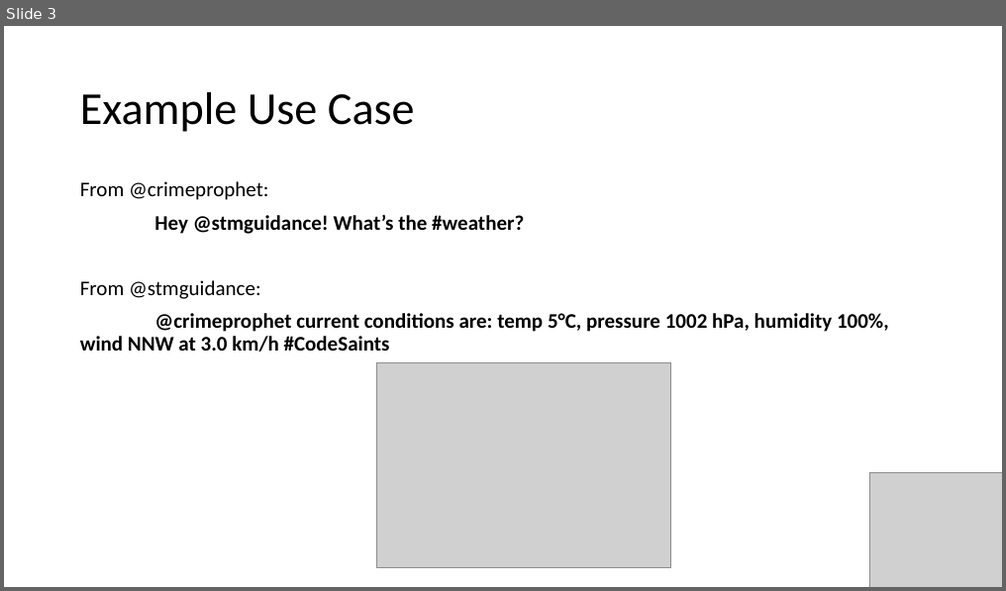
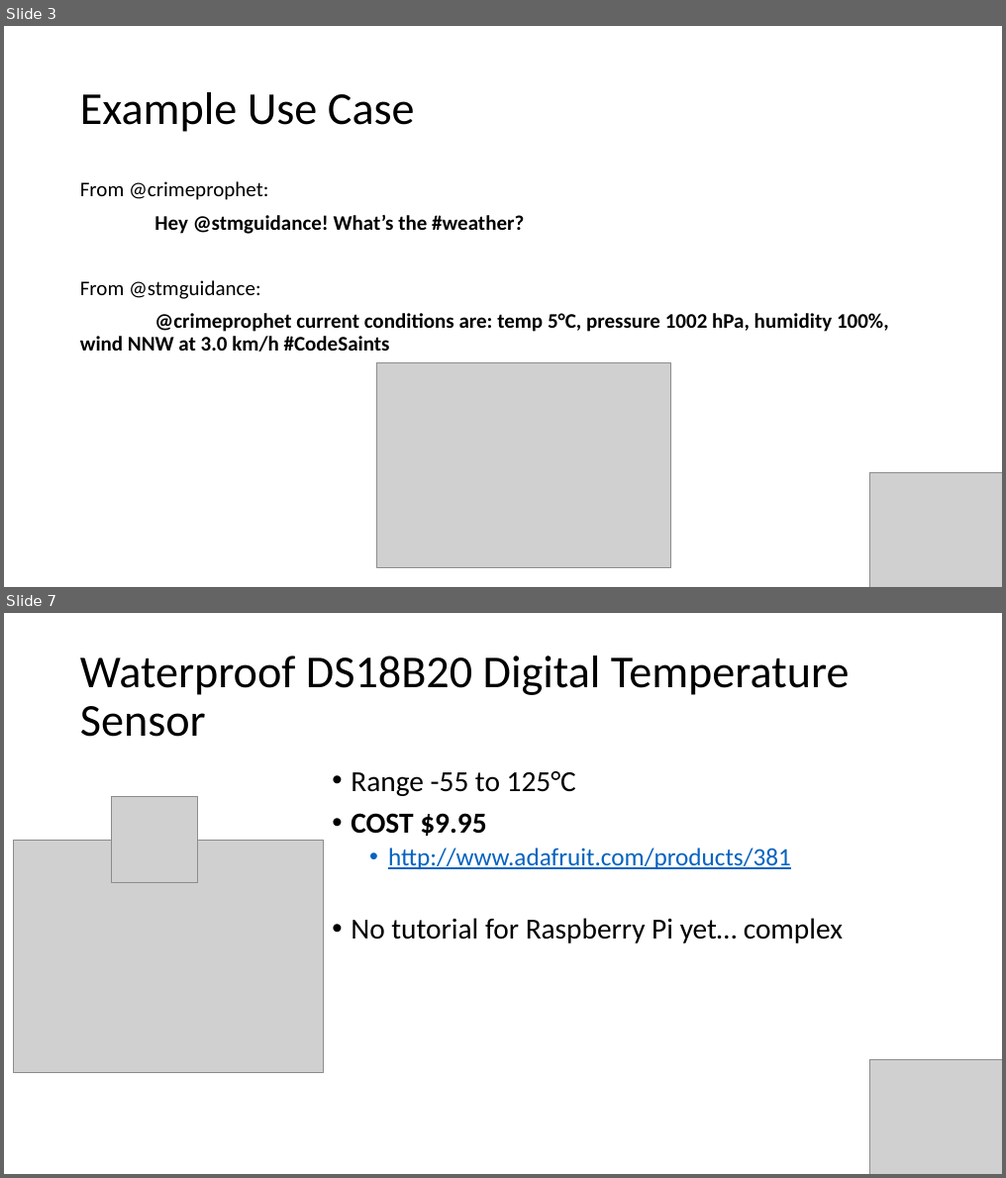
Before and after one commit to crimeprophet/CodeSaints, a slide deck: Weather Station.pptx. Shown one above the other, each under a label of ours: slide 3 before the commit, slides 3 and 7 after it; the slides between them are not shown. The pictures are 1006x591 and 1006x1178 pixels, drawn with LibreOffice and Linux fonts; fonts in the diff are those of the drawing; grey boxes stand for pictures. Boxes give left, top, right and bottom in pixels: in the first picture for what was removed or moved away, otherwise in the second. Text is boxed around its words. In the diff, an @@ line names an element or a change of style, - is before the commit and + after.

Commit message:
Added sensor research.

```diff
--- a/Weather Station.pptx
+++ b/Weather Station.pptx
@@ slide 7 added at [4,613,1002,1174], background #FFFFFF @@
@@ title added at [80,656,849,737], 44 pt, text #000000 @@
+Waterproof DS18B20 Digital Temperature Sensor
@@ text added at [350,771,843,944], 28 pt, text #000000 @@
+• Range -55 to 125°C
+• COST $9.95
+  • http://www.adafruit.com/products/381
+• No tutorial for Raspberry Pi yet… complex
@@ picture added at [111,797,197,883] @@
@@ picture added at [13,840,324,1072] @@
@@ picture added at [870,1059,1002,1174] @@
```
Also in this commit, not shown: 3 slides changed, 9 other slides added.
